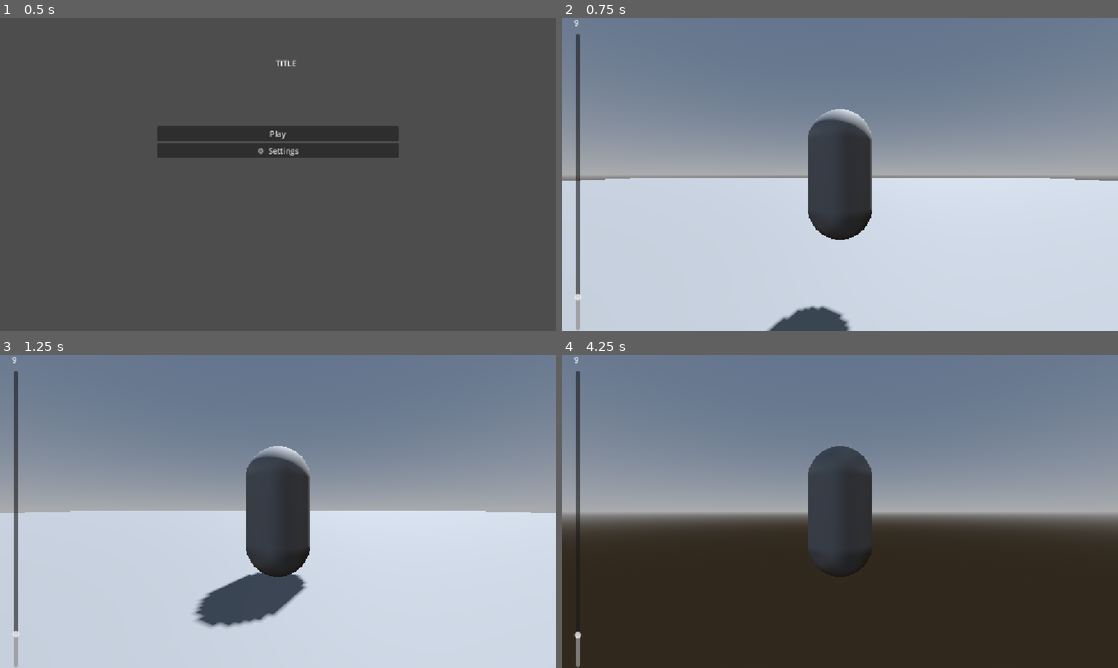
Above: before the commit, frames 1-4 (two rows, left to right).
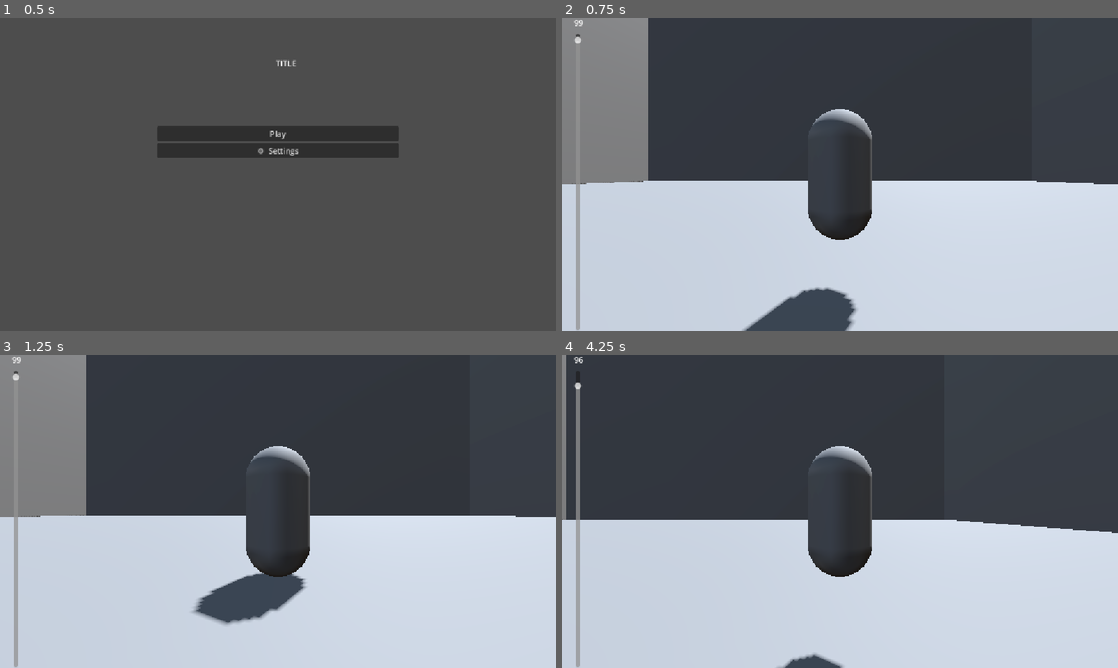
Above: after the commit, the same moments.

Repository: Saferyy/gmtk-jam-2026
Game: Godot game, scene res://Control_menu/main_menu.tscn
Two runs of this game, one before a commit and one after it. Both use one fixed random seed, a clock stepped at 60 frames per second and the inputs below.
Inputs:
- Up to frame 1 (0.5 s): no input
- Up to frame 2 (0.75 s): click "Play" at 0.5 s
- Up to frame 3 (1.25 s): no input
- Up to frame 4 (4.25 s): tap Enter (ui_accept) at 1.25, 1.52, 2.27, 3.77 s; hold D (ui_right) 1.28-2.03 s; hold S (ui_down) 2.03-2.78 s; hold D (ui_right) 2.78-3.53 s; hold Z (ui_up) from 3.53 s (still down)

Frame 1 is identical in both runs. In frame 2, 48% of the frame differs, in the area x 0-100%, y 0-100%; in frame 3, 47%; in frame 4, 96%.

Commit message:
Made a first scene, need to add interactive object
Like door or maybe something the player can do

Diff:
--- a/Player/player.tscn
+++ b/Player/player.tscn
@@ -38,7 +38,6 @@
 
 [node name="Slider_Counter" type="VSlider" parent="CanvasLayer/VSplitContainer" unique_id=430745595]
 layout_mode = 2
-max_value = 1000.0
 value = 100.0
 
 [node name="Timer_counter" type="Timer" parent="." unique_id=1972702056]
--- a/World/World.tscn
+++ b/World/World.tscn
@@ -14,11 +14,33 @@
 sky = SubResource("Sky_folwd")
 glow_enabled = true
 
+[sub_resource type="QuadMesh" id="QuadMesh_y6flb"]
+size = Vector2(100, 50)
+center_offset = Vector3(0, -25, 0)
+
+[sub_resource type="BoxShape3D" id="BoxShape3D_kx5sw"]
+size = Vector3(100, 50, 0.1)
+
+[sub_resource type="QuadMesh" id="QuadMesh_il6x7"]
+flip_faces = true
+size = Vector2(100, 50)
+center_offset = Vector3(0, -25, 0)
+
+[sub_resource type="QuadMesh" id="QuadMesh_folwd"]
+size = Vector2(100, 50)
+center_offset = Vector3(0, -25, 0)
+
+[sub_resource type="QuadMesh" id="QuadMesh_mlekv"]
+flip_faces = true
+size = Vector2(100, 50)
+center_offset = Vector3(0, -25, 0)
+
 [sub_resource type="QuadMesh" id="QuadMesh_hyufp"]
+flip_faces = true
 size = Vector2(100, 100)
 
-[sub_resource type="BoxShape3D" id="BoxShape3D_kx5sw"]
-size = Vector3(10, 10, 0.1)
+[sub_resource type="BoxShape3D" id="BoxShape3D_folwd"]
+size = Vector3(100, 100, 0.1)
 
 [node name="World" type="Node3D" unique_id=1003242573]
 
@@ -29,14 +51,56 @@
 [node name="WorldEnvironment" type="WorldEnvironment" parent="." unique_id=847615750]
 environment = SubResource("Environment_y6flb")
 
-[node name="Floor" type="MeshInstance3D" parent="." unique_id=2064133890]
-transform = Transform3D(1, 0, 0, 0, 0.022969566, 0.9997362, 0, -0.9997362, 0.022969566, 0, 0, 0)
+[node name="CharacterBody3D" parent="." unique_id=816631736 instance=ExtResource("1_folwd")]
+transform = Transform3D(1, 0, 0, 0, 1, 0, 0, 0, 1, 0, 2.1391098, 0)
+
+[node name="FirstBox" type="Node3D" parent="." unique_id=429673089]
+
+[node name="Wall2" type="MeshInstance3D" parent="FirstBox" unique_id=1113068003]
+transform = Transform3D(1, 0, 0, 0, 1, 0, 0, 0, 1, 0, 50, -50)
+mesh = SubResource("QuadMesh_y6flb")
+
+[node name="StaticBody3D" type="StaticBody3D" parent="FirstBox/Wall2" unique_id=754139787]
+
+[node name="CollisionShape3D" type="CollisionShape3D" parent="FirstBox/Wall2/StaticBody3D" unique_id=18207676]
+transform = Transform3D(1, 0, 0, 0, 1, 0, 0, 0, 1, 0, -25, 0)
+shape = SubResource("BoxShape3D_kx5sw")
+
+[node name="Wall2" type="MeshInstance3D" parent="FirstBox/Wall2" unique_id=1086307413]
+transform = Transform3D(-4.371139e-08, 0, 1, 0, 1, 0, -1, 0, -4.371139e-08, 50, 0, 50)
+mesh = SubResource("QuadMesh_il6x7")
+
+[node name="StaticBody3D" type="StaticBody3D" parent="FirstBox/Wall2/Wall2" unique_id=283038482]
+
+[node name="CollisionShape3D" type="CollisionShape3D" parent="FirstBox/Wall2/Wall2/StaticBody3D" unique_id=662063698]
+transform = Transform3D(1, 0, 0, 0, 1, 0, 0, 0, 1, 0, -25, 0)
+shape = SubResource("BoxShape3D_kx5sw")
+
+[node name="Wall3" type="MeshInstance3D" parent="FirstBox/Wall2" unique_id=317365962]
+transform = Transform3D(-1, 0, -8.742278e-08, 0, 1, 0, 8.742278e-08, 0, -1, 0, 0, 100)
+mesh = SubResource("QuadMesh_folwd")
+
+[node name="StaticBody3D" type="StaticBody3D" parent="FirstBox/Wall2/Wall3" unique_id=673445677]
+
+[node name="CollisionShape3D" type="CollisionShape3D" parent="FirstBox/Wall2/Wall3/StaticBody3D" unique_id=1561576796]
+transform = Transform3D(1, 0, 0, 0, 1, 0, 0, 0, 1, 0, -25, 0)
+shape = SubResource("BoxShape3D_kx5sw")
+
+[node name="Wall2" type="MeshInstance3D" parent="FirstBox/Wall2/Wall3" unique_id=2021800881]
+transform = Transform3D(-4.371139e-08, 0, 1, 0, 1, 0, -1, 0, -4.371139e-08, 50, 0, 50)
+mesh = SubResource("QuadMesh_mlekv")
+
+[node name="StaticBody3D" type="StaticBody3D" parent="FirstBox/Wall2/Wall3/Wall2" unique_id=1308028610]
+
+[node name="CollisionShape3D" type="CollisionShape3D" parent="FirstBox/Wall2/Wall3/Wall2/StaticBody3D" unique_id=1436963591]
+transform = Transform3D(1, 0, 0, 0, 1, 0, 0, 0, 1, 0, -25, 0)
+shape = SubResource("BoxShape3D_kx5sw")
+
+[node name="Floor" type="MeshInstance3D" parent="FirstBox" unique_id=2064133890]
+transform = Transform3D(1, 0, 0, 0, -4.371139e-08, -1, 0, 1, -4.371139e-08, 0, 0.21652222, 0)
 mesh = SubResource("QuadMesh_hyufp")
 
-[node name="StaticBody3D" type="StaticBody3D" parent="Floor" unique_id=1355636568]
+[node name="StaticBody3D" type="StaticBody3D" parent="FirstBox/Floor" unique_id=1355636568]
 
-[node name="CollisionShape3D" type="CollisionShape3D" parent="Floor/StaticBody3D" unique_id=374146154]
-shape = SubResource("BoxShape3D_kx5sw")
-
-[node name="CharacterBody3D" parent="." unique_id=816631736 instance=ExtResource("1_folwd")]
-transform = Transform3D(1, 0, 0, 0, 1, 0, 0, 0, 1, 0, 2.1391098, 0)
+[node name="CollisionShape3D" type="CollisionShape3D" parent="FirstBox/Floor/StaticBody3D" unique_id=374146154]
+shape = SubResource("BoxShape3D_folwd")
--- a/World/character_body_3d.gd
+++ b/World/character_body_3d.gd
@@ -15,19 +15,21 @@
 
 func _ready() -> void:
 	@warning_ignore("integer_division")
-	Label_counter.text = 	str(COUNTER)
+	Label_counter.text = str(COUNTER)
 	Slider_Counter.value= COUNTER
+	Slider_Counter.max_value=COUNTER
 
 
 func counter():
 	if Timer_counter_ready == true :
 		COUNTER =COUNTER-1
+		Label_counter.text = str(COUNTER)
+		Slider_Counter.value= COUNTER
 		print("COUNTER",COUNTER)
 		Timer_counter_ready = false
 		Timer_counter.start()
 		@warning_ignore("integer_division")
-		Label_counter.text = 	str(COUNTER/10)
-		Slider_Counter.value= COUNTER
+
 
 
 
